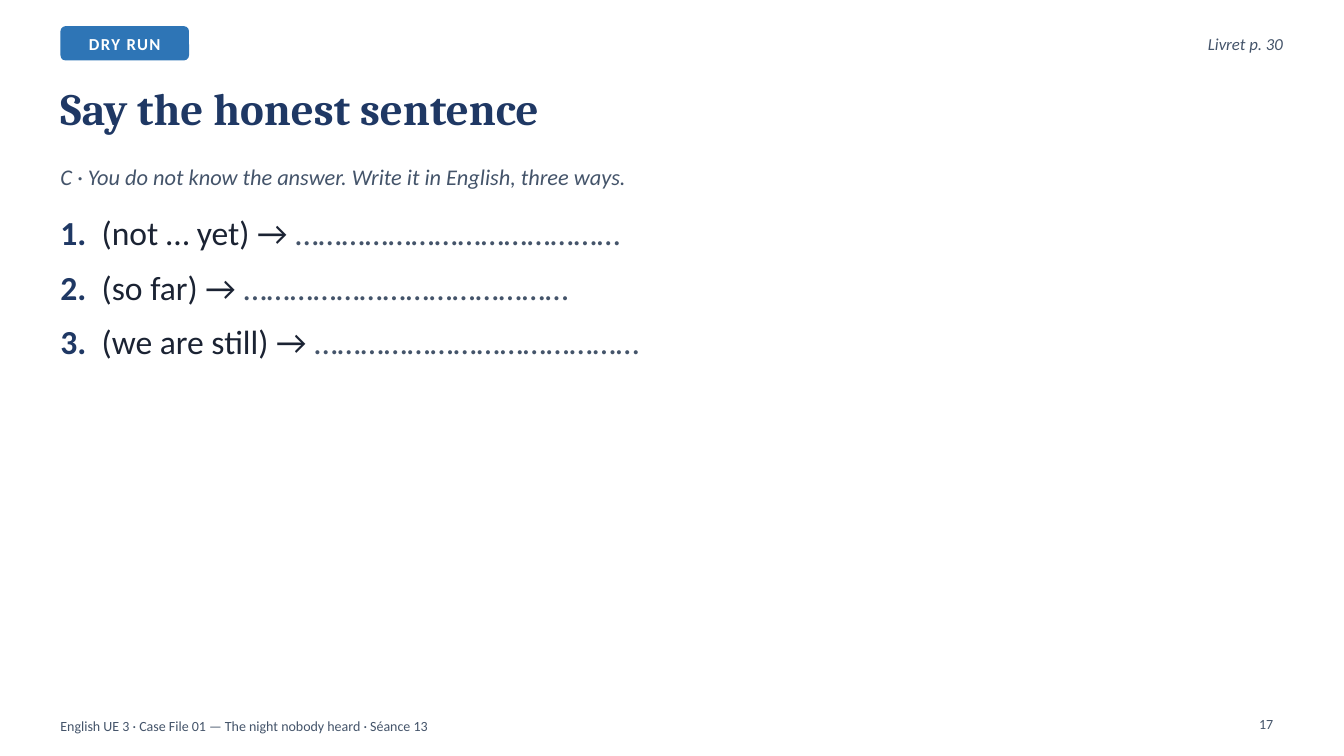
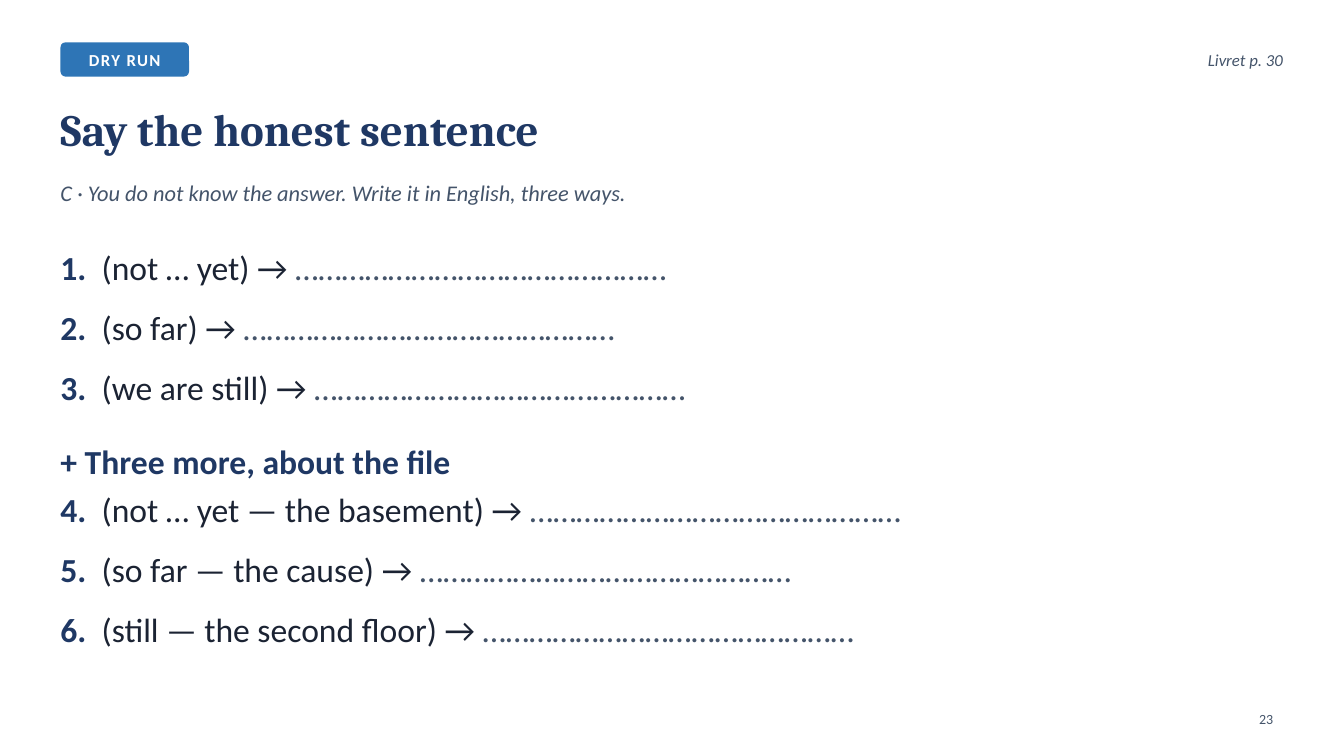
Before and after one commit to ajouniaux/talenleren, a slide deck: slide 23 of powerpoints/Seance_13_Scene6_The_insurer_calls_back.pptx (slide 17 before the commit). Drawn at 1344x756 pixels with LibreOffice and Linux fonts; fonts in the diff are those of the drawing. Boxes give left, top, right and bottom in pixels: in the first picture for what was removed or moved away, otherwise in the second. Text is boxed around its words. In the diff, an @@ line names an element or a change of style, - is before the commit and + after.

```diff
--- a/powerpoints/Seance_13_Scene6_The_insurer_calls_back.pptx
+++ b/powerpoints/Seance_13_Scene6_The_insurer_calls_back.pptx
@@ rounded rectangle "DRY RUN": place and size @@
-rounded rectangle "DRY RUN" at (60, 26, 189, 60)
+rounded rectangle "DRY RUN" at (60, 42, 189, 77)
@@ text "Livret p. 30": place and size @@
-text "Livret p. 30" at (1208, 38, 1283, 53)
+text "Livret p. 30" at (1208, 54, 1283, 69)
@@ title "Say the honest sentence": place and size @@
-title "Say the honest sentence" at (60, 94, 539, 135)
+title "Say the honest sentence" at (60, 115, 539, 156)
@@ text "C · You do not ...": place and size @@
-text "C · You do not ..." at (60, 169, 626, 189)
+text "C · You do not ..." at (60, 185, 626, 205)
@@ text at (60, 255, 484, 647): text changed @@
-1. (not … yet) → ……………………………………
-2. (so far) → ……………………………………
-3. (we are still) → ……………………………………
+1. (not … yet) → …………………………………………
+2. (so far) → …………………………………………
+3. (we are still) → …………………………………………
++ Three more, about the file
+4. (not … yet — the basement) → …………………………………………
+5. (so far — the cause) → …………………………………………
+6. (still — the second floor) → …………………………………………
@@ page number added at (1259, 715, 1273, 724), 10 pt, text #44546A @@
+23
@@ text removed at (60, 721, 428, 734) @@
-English UE 3 · Case File 01 — The night nobody heard · Séance 13
@@ page number removed at (1259, 720, 1273, 729) @@
-17
```
Also in this commit, not shown: 16 other slides changed, 20 slides added, 6 slides removed, 7 other files.
